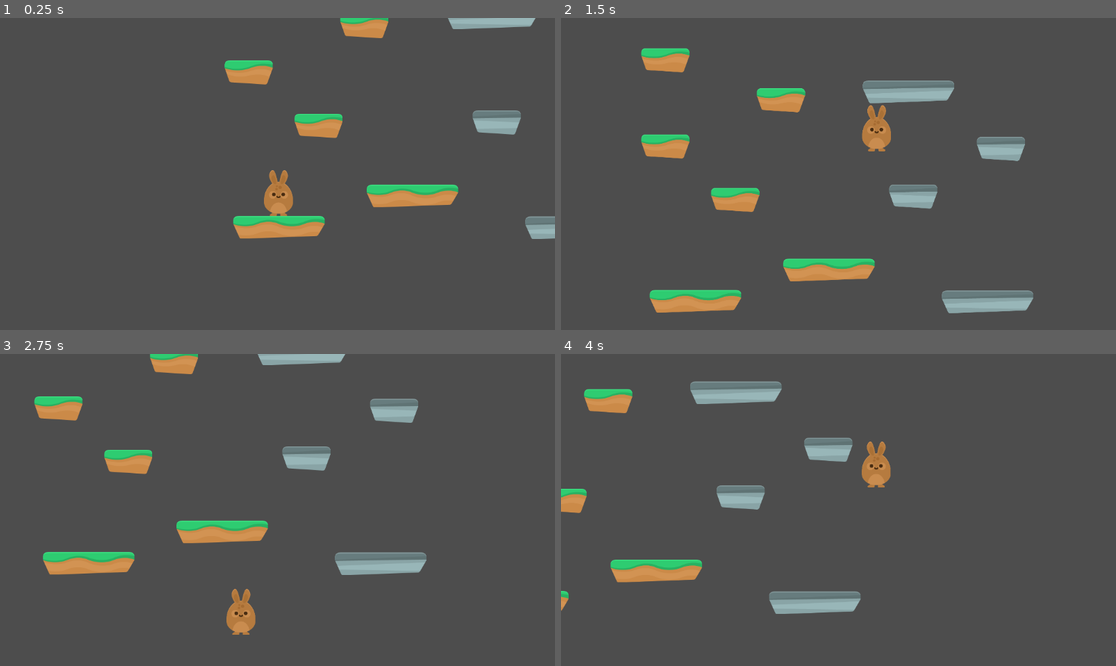
Above: before the commit, frames 1-4 (two rows, left to right).
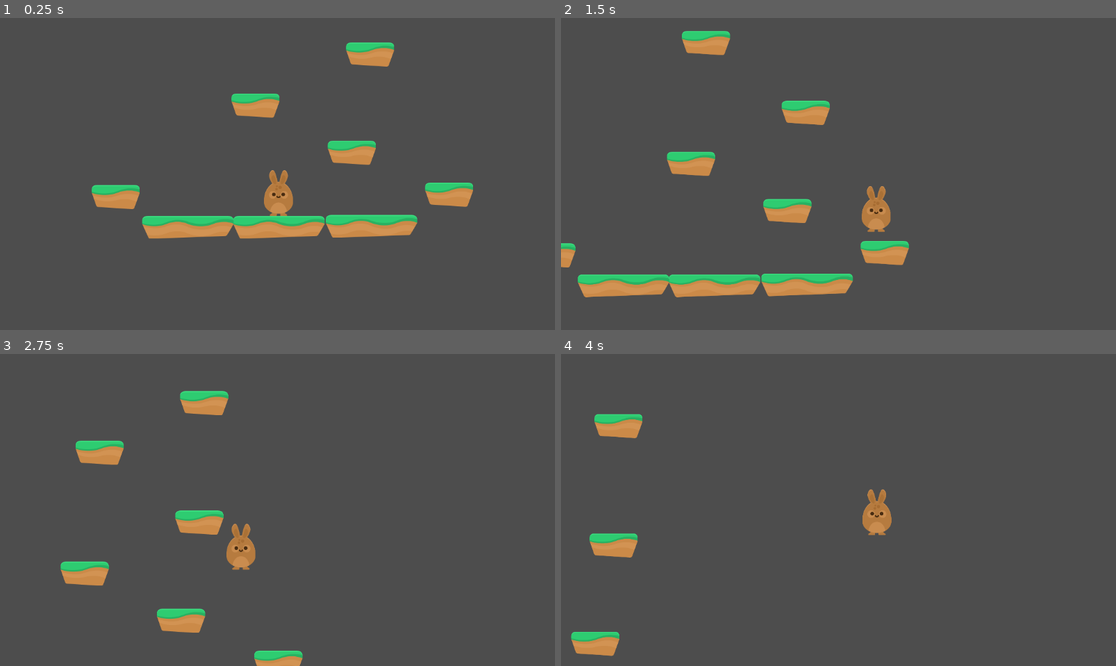
Above: after the commit, the same moments.

Repository: Navarro0k/SKYFALL
Game: Godot game, scene res://niveles/level_1.tscn
Two runs of this game, one before a commit and one after it. Both use one fixed random seed, a clock stepped at 60 frames per second and the inputs below.
Inputs:
- Up to frame 1 (0.25 s): no input
- Up to frame 2 (1.5 s): hold D (derecha) from 0.53 s (still down); tap W (saltar) at 0.6, 0.77, 1.07, 1.35 s
- Up to frame 3 (2.75 s): tap W (saltar) at 1.52, 1.82, 2.1 s; release D (derecha) at 2.03 s; hold A (Izquierda) from 2.03 s (still down)
- Up to frame 4 (4 s): release A (Izquierda) at 2.78 s; hold D (derecha) from 2.78 s (still down); tap W (saltar) at 2.85, 3.02, 3.32, 3.6, 3.77 s

The runs differ from the first frame. In frame 1, 8.8% of the frame differs, in the area x 16-100%, y 0-71%; in frame 2, 15%, in the area x 0-86%, y 4-95%; in frame 3, 10%; in frame 4, 8.4%.

Commit message:
1.2
MAPA nuevo

Diff:
--- /dev/null
+++ b/Bloques/OGrass peq.tscn
@@ -0,0 +1,18 @@
+[gd_scene load_steps=3 format=3 uid="uid://5w4lenb23p6g"]
+
+[ext_resource type="Texture2D" uid="uid://co1qlqgr00akg" path="res://kenney_jumper-pack/PNG/Environment/ground_wood_small.png" id="1_skqn1"]
+
+[sub_resource type="RectangleShape2D" id="RectangleShape2D_vsgev"]
+size = Vector2(69.9865, 16.6695)
+
+[node name="StaticBody2D" type="StaticBody2D"]
+
+[node name="GroundGrass" type="Sprite2D" parent="."]
+scale = Vector2(0.5, 0.5)
+texture = ExtResource("1_skqn1")
+
+[node name="CollisionShape2D" type="CollisionShape2D" parent="."]
+position = Vector2(1.00003, -12.6901)
+rotation = -3.14159
+scale = Vector2(1.40027, 1.28259)
+shape = SubResource("RectangleShape2D_vsgev")
--- /dev/null
+++ b/Bloques/OGrass.tscn
@@ -0,0 +1,18 @@
+[gd_scene load_steps=3 format=3 uid="uid://bspisxlajgw1v"]
+
+[ext_resource type="Texture2D" uid="uid://cda5wyvq2c70v" path="res://kenney_jumper-pack/PNG/Environment/ground_wood.png" id="1_smbu4"]
+
+[sub_resource type="RectangleShape2D" id="RectangleShape2D_vsgev"]
+size = Vector2(131.403, 29.1443)
+
+[node name="StaticBody2D" type="StaticBody2D"]
+
+[node name="GroundGrass" type="Sprite2D" parent="."]
+scale = Vector2(0.5, 0.5)
+texture = ExtResource("1_smbu4")
+
+[node name="CollisionShape2D" type="CollisionShape2D" parent="."]
+position = Vector2(2.00003, -2.69008)
+rotation = -3.14159
+scale = Vector2(1.40027, 1.28259)
+shape = SubResource("RectangleShape2D_vsgev")
--- a/niveles/level_1.tscn
+++ b/niveles/level_1.tscn
@@ -6,6 +6,9 @@
 [ext_resource type="PackedScene" uid="uid://yf074egodden" path="res://Bloques/Piedra peq.tscn" id="3_tbksf"]
 [ext_resource type="PackedScene" uid="uid://d3pbvn15at7fl" path="res://Bloques/Piedra.tscn" id="4_0asca"]
 [ext_resource type="PackedScene" uid="uid://wvgymqt2nm35" path="res://personaje.tscn" id="5_3k7le"]
+[ext_resource type="AudioStream" uid="uid://bud4mkq2xs6t8" path="res://Sonidos/Spumoni.mp3" id="7_tbksf"]
+[ext_resource type="PackedScene" uid="uid://bspisxlajgw1v" path="res://Bloques/OGrass.tscn" id="8_3k7le"]
+[ext_resource type="PackedScene" uid="uid://5w4lenb23p6g" path="res://Bloques/OGrass peq.tscn" id="9_pwprm"]
 
 [node name="Level 1" type="Node2D"]
 
@@ -19,32 +22,143 @@
 [node name="StaticBody2D" parent="." instance=ExtResource("1_3nu02")]
 position = Vector2(172, 587)
 
-[node name="StaticBody2D2" parent="." instance=ExtResource("1_3nu02")]
-position = Vector2(449, 522)
-
 [node name="StaticBody2D3" parent="." instance=ExtResource("2_xocxm")]
-position = Vector2(254, 376)
-
-[node name="StaticBody2D4" parent="." instance=ExtResource("3_tbksf")]
-position = Vector2(624, 369)
-
-[node name="StaticBody2D5" parent="." instance=ExtResource("4_0asca")]
-position = Vector2(778, 588)
-
-[node name="StaticBody2D6" parent="." instance=ExtResource("3_tbksf")]
-position = Vector2(806, 270)
-
-[node name="StaticBody2D7" parent="." instance=ExtResource("4_0asca")]
-position = Vector2(614, 152)
+position = Vector2(323, 432)
 
 [node name="StaticBody2D8" parent="." instance=ExtResource("2_xocxm")]
-position = Vector2(109, 265)
+position = Vector2(123, 334)
 
 [node name="StaticBody2D9" parent="." instance=ExtResource("2_xocxm")]
-position = Vector2(349, 169)
+position = Vector2(361, 228)
 
 [node name="StaticBody2D10" parent="." instance=ExtResource("2_xocxm")]
-position = Vector2(109, 86)
+position = Vector2(154, 83)
 
 [node name="CharacterBody2D" parent="." instance=ExtResource("5_3k7le")]
 position = Vector2(171, 505)
+
+[node name="AudioStreamPlayer2D" type="AudioStreamPlayer2D" parent="."]
+stream = ExtResource("7_tbksf")
+volume_db = -5.943
+autoplay = true
+max_distance = 4096.0
+
+[node name="StaticBody2D11" parent="." instance=ExtResource("2_xocxm")]
+position = Vector2(371, -20)
+
+[node name="StaticBody2D16" parent="." instance=ExtResource("2_xocxm")]
+position = Vector2(143, -152)
+
+[node name="StaticBody2D19" parent="." instance=ExtResource("2_xocxm")]
+position = Vector2(388, -253)
+
+[node name="StaticBody2D21" parent="." instance=ExtResource("9_pwprm")]
+position = Vector2(144, -367)
+
+[node name="StaticBody2D24" parent="." instance=ExtResource("1_3nu02")]
+position = Vector2(437, -513)
+
+[node name="StaticBody2D2" parent="." instance=ExtResource("9_pwprm")]
+position = Vector2(151, -674)
+
+[node name="StaticBody2D4" parent="." instance=ExtResource("9_pwprm")]
+position = Vector2(-265, -869)
+
+[node name="StaticBody2D5" parent="." instance=ExtResource("9_pwprm")]
+position = Vector2(-53, -767)
+
+[node name="StaticBody2D6" parent="." instance=ExtResource("8_3k7le")]
+position = Vector2(20, -988)
+
+[node name="StaticBody2D7" parent="." instance=ExtResource("8_3k7le")]
+position = Vector2(262, -1075)
+
+[node name="StaticBody2D12" parent="." instance=ExtResource("9_pwprm")]
+position = Vector2(496, -1153)
+
+[node name="StaticBody2D13" parent="." instance=ExtResource("9_pwprm")]
+position = Vector2(464, -1372)
+
+[node name="StaticBody2D14" parent="." instance=ExtResource("9_pwprm")]
+position = Vector2(683, -1250)
+
+[node name="StaticBody2D15" parent="." instance=ExtResource("9_pwprm")]
+position = Vector2(85, -1589)
+
+[node name="StaticBody2D17" parent="." instance=ExtResource("9_pwprm")]
+position = Vector2(441, -1823)
+
+[node name="StaticBody2D18" parent="." instance=ExtResource("9_pwprm")]
+position = Vector2(85, -2019)
+
+[node name="StaticBody2D20" parent="." instance=ExtResource("4_0asca")]
+position = Vector2(98, -2318)
+
+[node name="StaticBody2D22" parent="." instance=ExtResource("3_tbksf")]
+position = Vector2(83, -2641)
+
+[node name="StaticBody2D23" parent="." instance=ExtResource("3_tbksf")]
+position = Vector2(90, -2939)
+
+[node name="StaticBody2D25" parent="." instance=ExtResource("3_tbksf")]
+position = Vector2(89, -3307)
+
+[node name="StaticBody2D26" parent="." instance=ExtResource("1_3nu02")]
+position = Vector2(-17, 587)
+
+[node name="StaticBody2D27" parent="." instance=ExtResource("1_3nu02")]
+position = Vector2(364, 585)
+
+[node name="StaticBody2D28" parent="." instance=ExtResource("2_xocxm")]
+position = Vector2(-167, 524)
+
+[node name="StaticBody2D29" parent="." instance=ExtResource("2_xocxm")]
+position = Vector2(525, 519)
+
+[node name="StaticBody2D30" parent="." instance=ExtResource("3_tbksf")]
+position = Vector2(834, -511)
+
+[node name="StaticBody2D31" parent="." instance=ExtResource("3_tbksf")]
+position = Vector2(1185, -511)
+
+[node name="StaticBody2D32" parent="." instance=ExtResource("3_tbksf")]
+position = Vector2(1195, -829)
+
+[node name="StaticBody2D33" parent="." instance=ExtResource("3_tbksf")]
+position = Vector2(1209, -1141)
+
+[node name="StaticBody2D34" parent="." instance=ExtResource("4_0asca")]
+position = Vector2(1644, -1056)
+
+[node name="StaticBody2D35" parent="." instance=ExtResource("4_0asca")]
+position = Vector2(1644, -1350)
+
+[node name="StaticBody2D36" parent="." instance=ExtResource("3_tbksf")]
+position = Vector2(1416, -1600)
+
+[node name="StaticBody2D37" parent="." instance=ExtResource("3_tbksf")]
+position = Vector2(1189, -1818)
+
+[node name="StaticBody2D38" parent="." instance=ExtResource("3_tbksf")]
+position = Vector2(969, -2032)
+
+[node name="StaticBody2D39" parent="." instance=ExtResource("8_3k7le")]
+position = Vector2(654, -2250)
+
+[node name="StaticBody2D40" parent="." instance=ExtResource("4_0asca")]
+position = Vector2(314, -3203)
+
+[node name="StaticBody2D41" parent="." instance=ExtResource("4_0asca")]
+position = Vector2(634, -3040)
+
+[node name="StaticBody2D42" parent="." instance=ExtResource("3_tbksf")]
+position = Vector2(1202, -3036)
+
+[node name="StaticBody2D43" parent="." instance=ExtResource("3_tbksf")]
+position = Vector2(1880, -3023)
+
+[node name="StaticBody2D44" parent="." instance=ExtResource("3_tbksf")]
+position = Vector2(2435, -2386)
+
+[node name="StaticBody2D45" parent="." instance=ExtResource("3_tbksf")]
+position = Vector2(3158, -2378)
--- a/personaje.gd
+++ b/personaje.gd
@@ -1,6 +1,6 @@
 class_name Personaje
 extends CharacterBody2D
-
+@onready var jump_sound: AudioStreamPlayer2D = $AudioStreamPlayer2D
 @export var gravity = 1500
 @export var jump_speed = 700
 @export var speed = 400
@@ -23,4 +23,5 @@
 	if Input.is_action_just_pressed("saltar") and jumps_done < max_jumps:
 		velocity.y = -jump_speed
 		jumps_done += 1
+		jump_sound.play()
 	move_and_slide()
--- a/personaje.tscn
+++ b/personaje.tscn
@@ -1,7 +1,8 @@
-[gd_scene load_steps=4 format=3 uid="uid://wvgymqt2nm35"]
+[gd_scene load_steps=5 format=3 uid="uid://wvgymqt2nm35"]
 
 [ext_resource type="Texture2D" uid="uid://coaqr0d30yxu3" path="res://kenney_jumper-pack/PNG/Players/bunny1_ready.png" id="1_4e5bt"]
 [ext_resource type="Script" uid="uid://bg78ci12kuhbj" path="res://personaje.gd" id="1_ltgau"]
+[ext_resource type="AudioStream" uid="uid://c3t41w6i60l3t" path="res://Sonidos/salto sound.mp3" id="3_yppqc"]
 
 [sub_resource type="CapsuleShape2D" id="CapsuleShape2D_imvb3"]
 radius = 29.0
@@ -16,3 +17,7 @@
 [node name="Sprite2D" type="Sprite2D" parent="."]
 scale = Vector2(0.5, 0.5)
 texture = ExtResource("1_4e5bt")
+
+[node name="AudioStreamPlayer2D" type="AudioStreamPlayer2D" parent="."]
+stream = ExtResource("3_yppqc")
+volume_db = -2.011
Not shown, added: Sonidos/Spumoni.mp3.import
Not shown, added: Sonidos/salto sound.mp3.import
Not shown: 1 places in niveles/level_1.tscn that only renumber resources
Not shown, added: Sonidos/Spumoni.mp3
Not shown, added: Sonidos/salto sound.mp3
